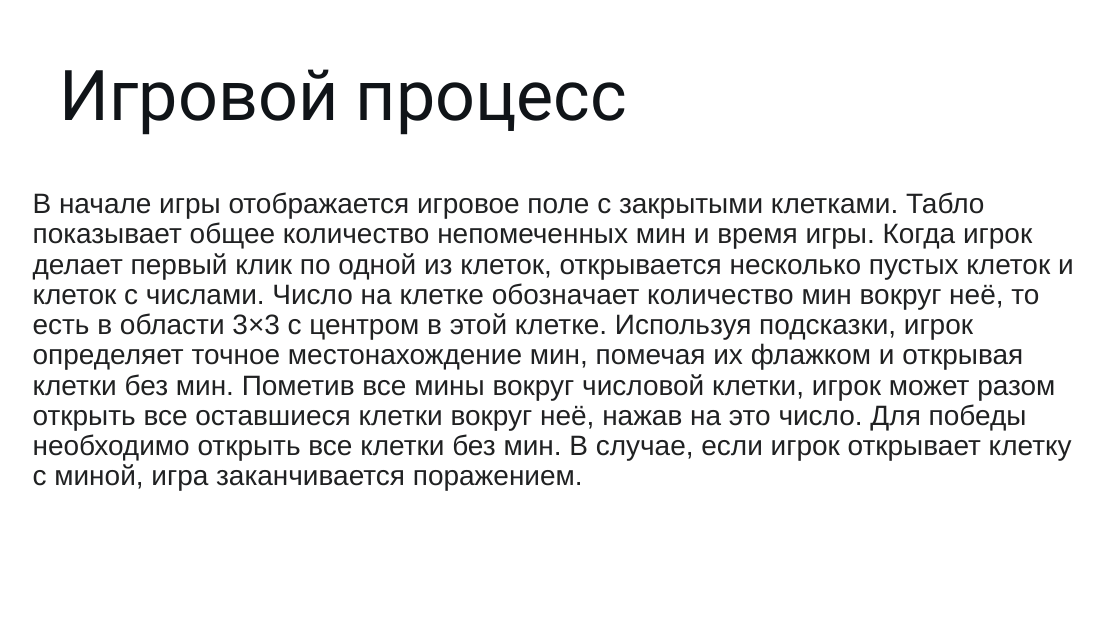
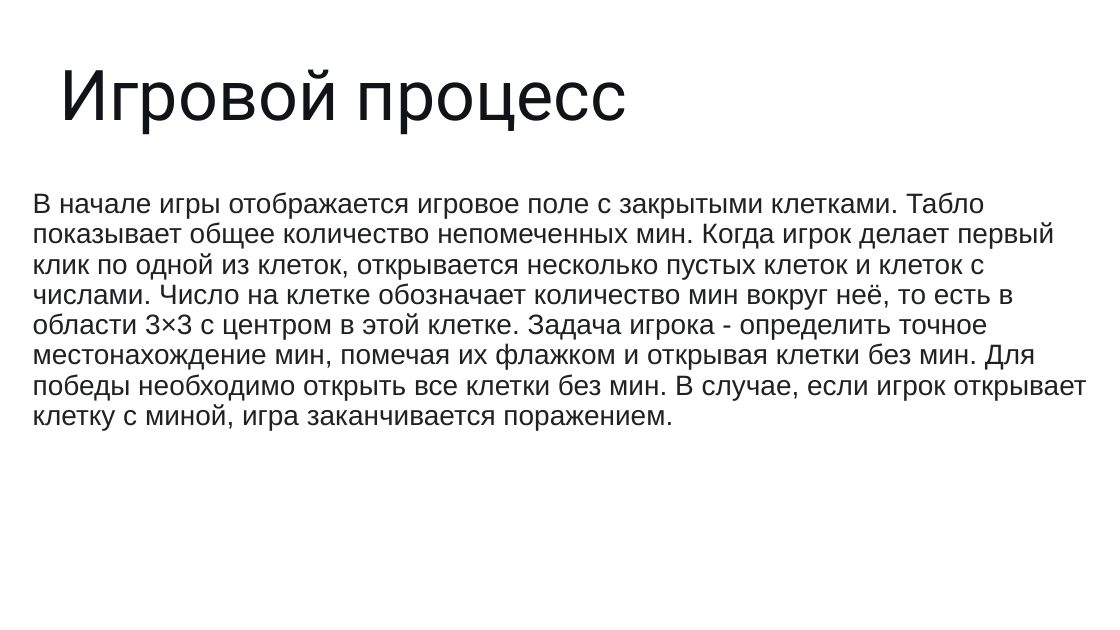
Before and after one commit to Igor-Sadovnikov/Saper_pygame_project, a slide deck: slide 3 of Minesweeper pygame.pptx. Drawn at 1120x630 pixels with LibreOffice and Linux fonts; fonts in the diff are those of the drawing; background and template pictures are left out. Boxes give left, top, right and bottom in pixels: in the first picture for what was removed or moved away, otherwise in the second. Text is boxed around its words. In the diff, an @@ line names an element or a change of style, - is before the commit and + after.

```diff
--- a/Minesweeper pygame.pptx
+++ b/Minesweeper pygame.pptx
@@ text at [33,192,1086,430]: text changed @@
-В начале игры отображается игровое поле с закрытыми клетками. Табло показывает общее количество непомеченных мин и время игры. Когда игрок делает первый клик по одной из клеток, открывается несколько пустых клеток и клеток с числами. Число на клетке обозначает количество мин вокруг неё, то есть в области 3×3 с центром в этой клетке. Используя подсказки, игрок определяет точное местонахождение мин, помечая их флажком и открывая клетки без мин. Пометив все мины вокруг числовой клетки, игрок может разом открыть все оставшиеся клетки вокруг неё, нажав на это число. Для победы необходимо открыть все клетки без мин. В случае, если игрок открывает клетку с миной, игра заканчивается поражением.
+В начале игры отображается игровое поле с закрытыми клетками. Табло показывает общее количество непомеченных мин. Когда игрок делает первый клик по одной из клеток, открывается несколько пустых клеток и клеток с числами. Число на клетке обозначает количество мин вокруг неё, то есть в области 3×3 с центром в этой клетке. Задача игрока - определить точное местонахождение мин, помечая их флажком и открывая клетки без мин. Для победы необходимо открыть все клетки без мин. В случае, если игрок открывает клетку с миной, игра заканчивается поражением.
```
Also in this commit, not shown: 5 other slides changed, 2 other files.
